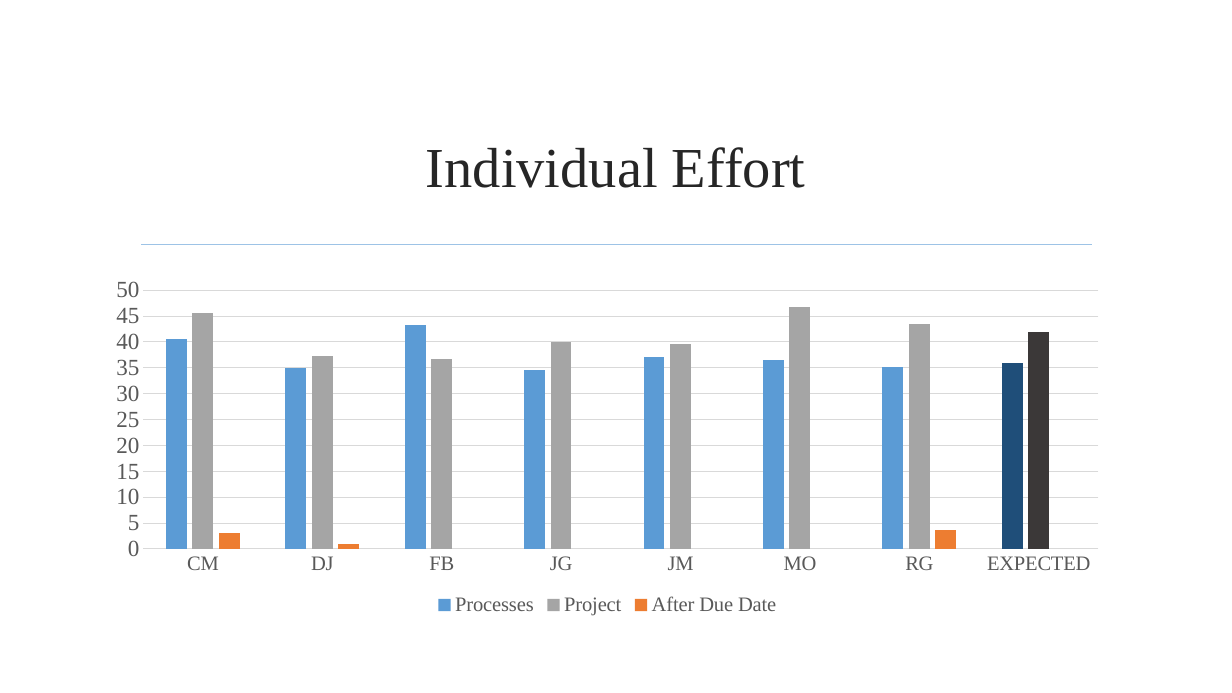
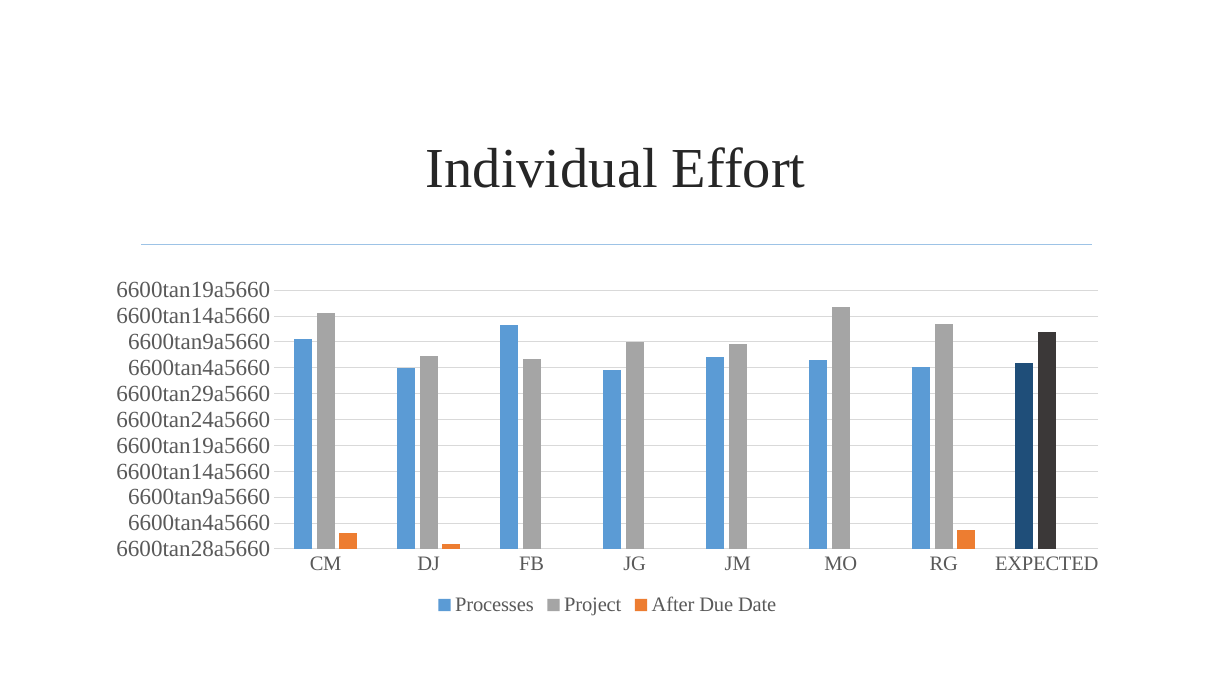
Before and after one commit to jmgirao/projetosoftware1213, a slide deck: slide 21 of Final Presentation/Presentation.pptx. Drawn at 1232x693 pixels with LibreOffice and Linux fonts; fonts in the diff are those of the drawing; background and template pictures are left out. Boxes give left, top, right and bottom in pixels: in the first picture for what was removed or moved away, otherwise in the second. Text is boxed around its words. In the diff, an @@ line names an element or a change of style, - is before the commit and + after.

```diff
--- a/Final Presentation/Presentation.pptx
+++ b/Final Presentation/Presentation.pptx
@@ column chart at (96,271,1119,621) @@
@@ value axis changed @@
```
Also in this commit, not shown: 4 other slides changed, 1 slide added, 1 other file.
